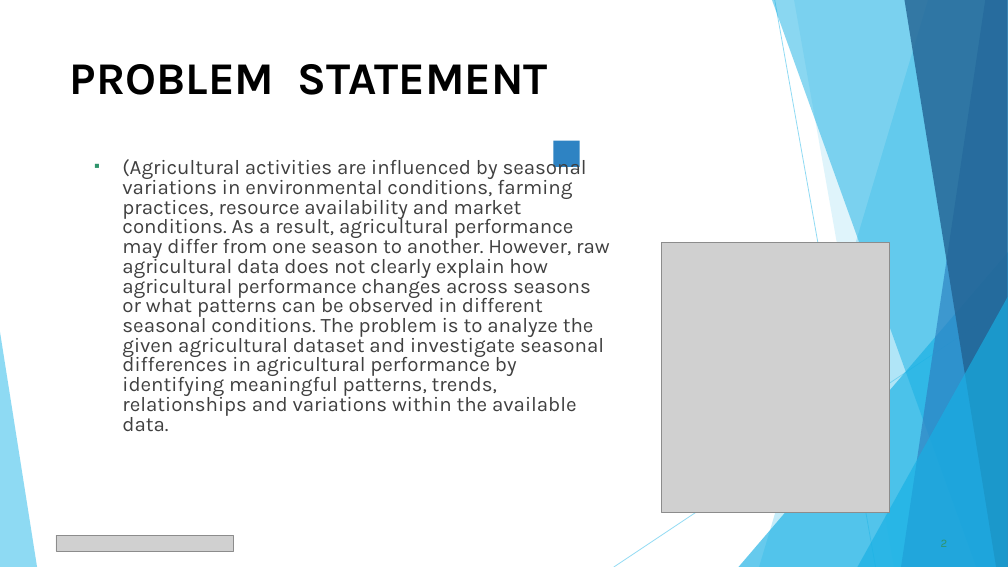
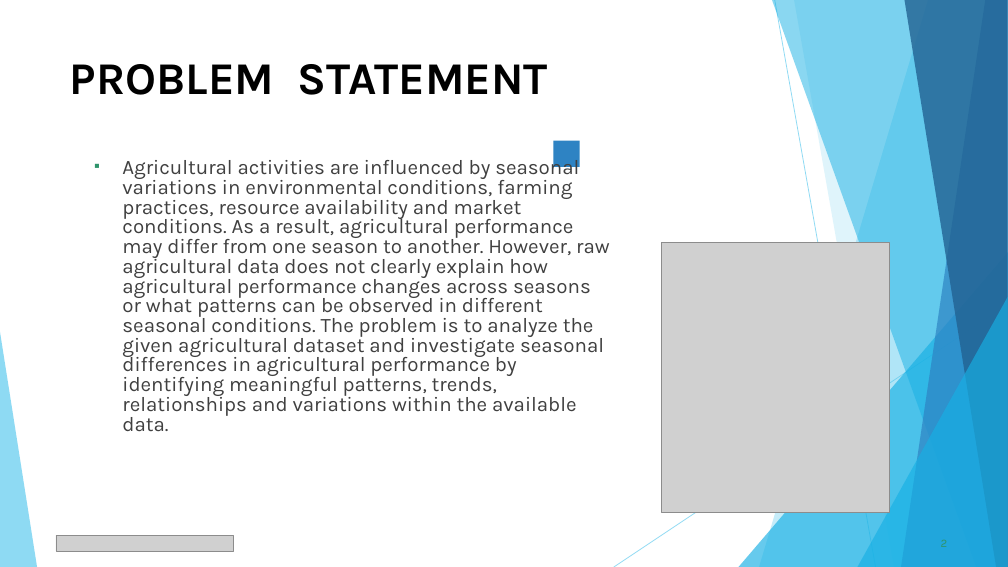
Before and after one commit to ZohraSayyed08/Seasonal-Agriculture-Performance-Analysis, a slide deck: slide 2 of Seasonal_Agriculture_Performance_Analysis_PPT.pptx. Drawn at 1008x567 pixels with LibreOffice and Linux fonts; fonts in the diff are those of the drawing; grey boxes stand for pictures. Boxes give left, top, right and bottom in pixels: in the first picture for what was removed or moved away, otherwise in the second. Text is boxed around its words. In the diff, an @@ line names an element or a change of style, - is before the commit and + after.

```diff
--- a/Seasonal_Agriculture_Performance_Analysis_PPT.pptx
+++ b/Seasonal_Agriculture_Performance_Analysis_PPT.pptx
@@ text at box(122, 155, 610, 431): text changed @@
-▪ (Agricultural activities are influenced by seasonal variations in environmental conditions, farming practices, resource availability and market conditions. As a result, agricultural performance may differ from one season to another. However, raw agricultural data does not clearly explain how agricultural performance changes across seasons or what patterns can be observed in different seasonal conditions. The problem is to analyze the given agricultural dataset and investigate seasonal differences in agricultural performance by identifying meaningful patterns, trends, relationships and variations within the available data.
+▪ Agricultural activities are influenced by seasonal variations in environmental conditions, farming practices, resource availability and market conditions. As a result, agricultural performance may differ from one season to another. However, raw agricultural data does not clearly explain how agricultural performance changes across seasons or what patterns can be observed in different seasonal conditions. The problem is to analyze the given agricultural dataset and investigate seasonal differences in agricultural performance by identifying meaningful patterns, trends, relationships and variations within the available data.
```
Also in this commit, not shown: 1 other slide changed.
